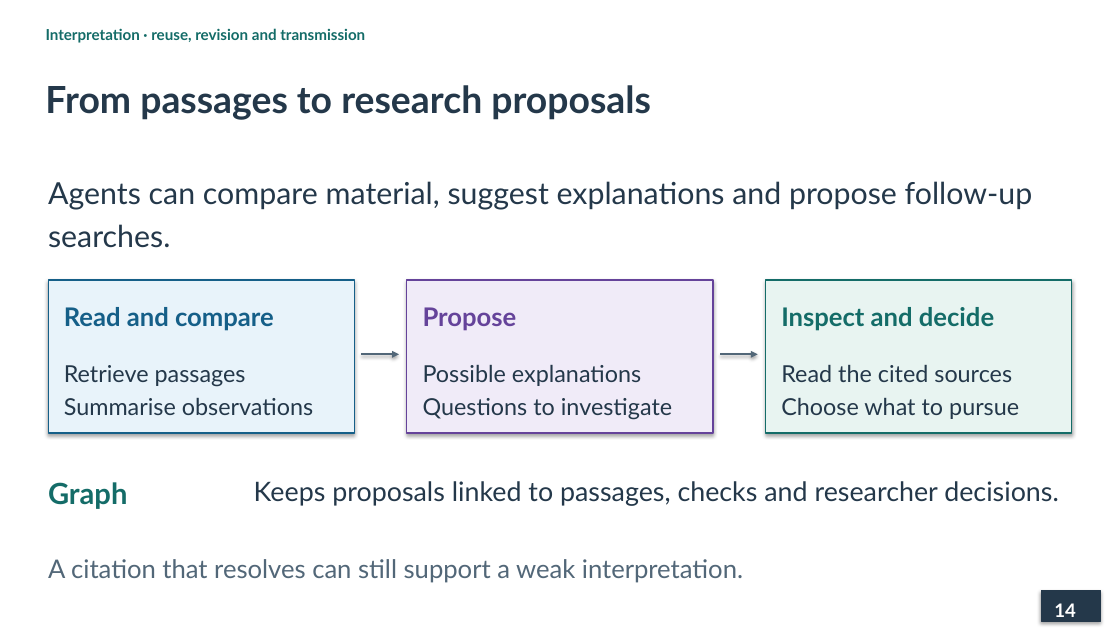
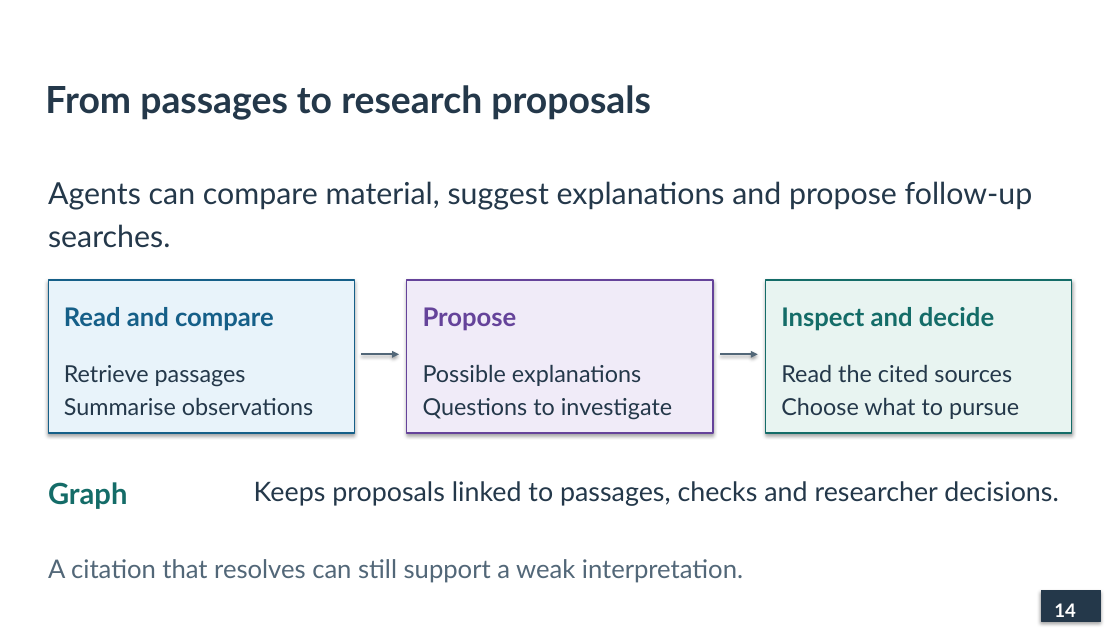
Before and after one commit to lopentu/cohort, a slide deck: slide 14 of docs/presentation/cohort-pnc-2026.pptx. Drawn at 1120x630 pixels with LibreOffice and Linux fonts; fonts in the diff are those of the drawing. Boxes give left, top, right and bottom in pixels: in the first picture for what was removed or moved away, otherwise in the second. Text is boxed around its words. In the diff, an @@ line names an element or a change of style, - is before the commit and + after.

```diff
--- a/docs/presentation/cohort-pnc-2026.pptx
+++ b/docs/presentation/cohort-pnc-2026.pptx
@@ text removed at [46,28,365,43] @@
-Interpretation · reuse, revision and transmission
```
Also in this commit, not shown: 18 other slides changed, 2 other files.
